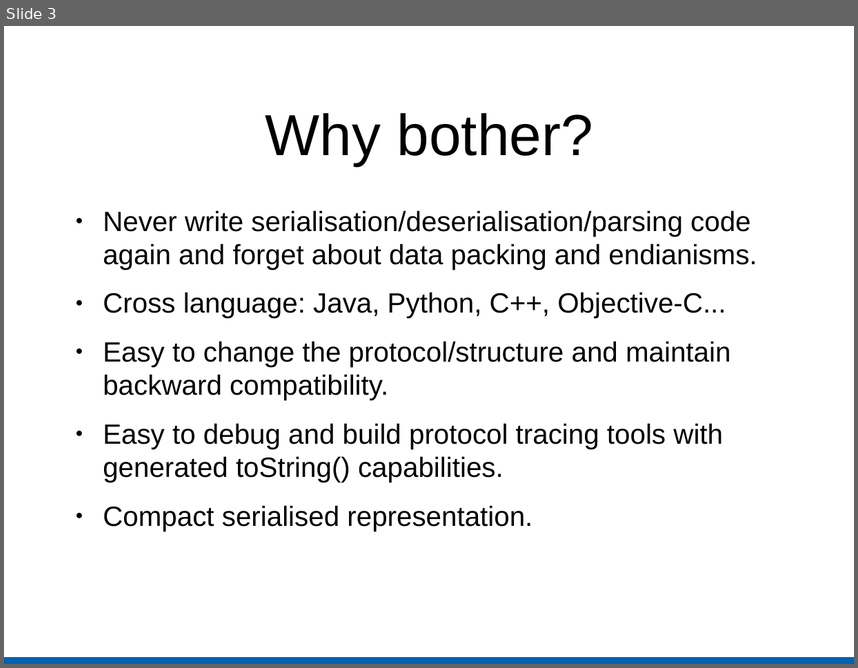
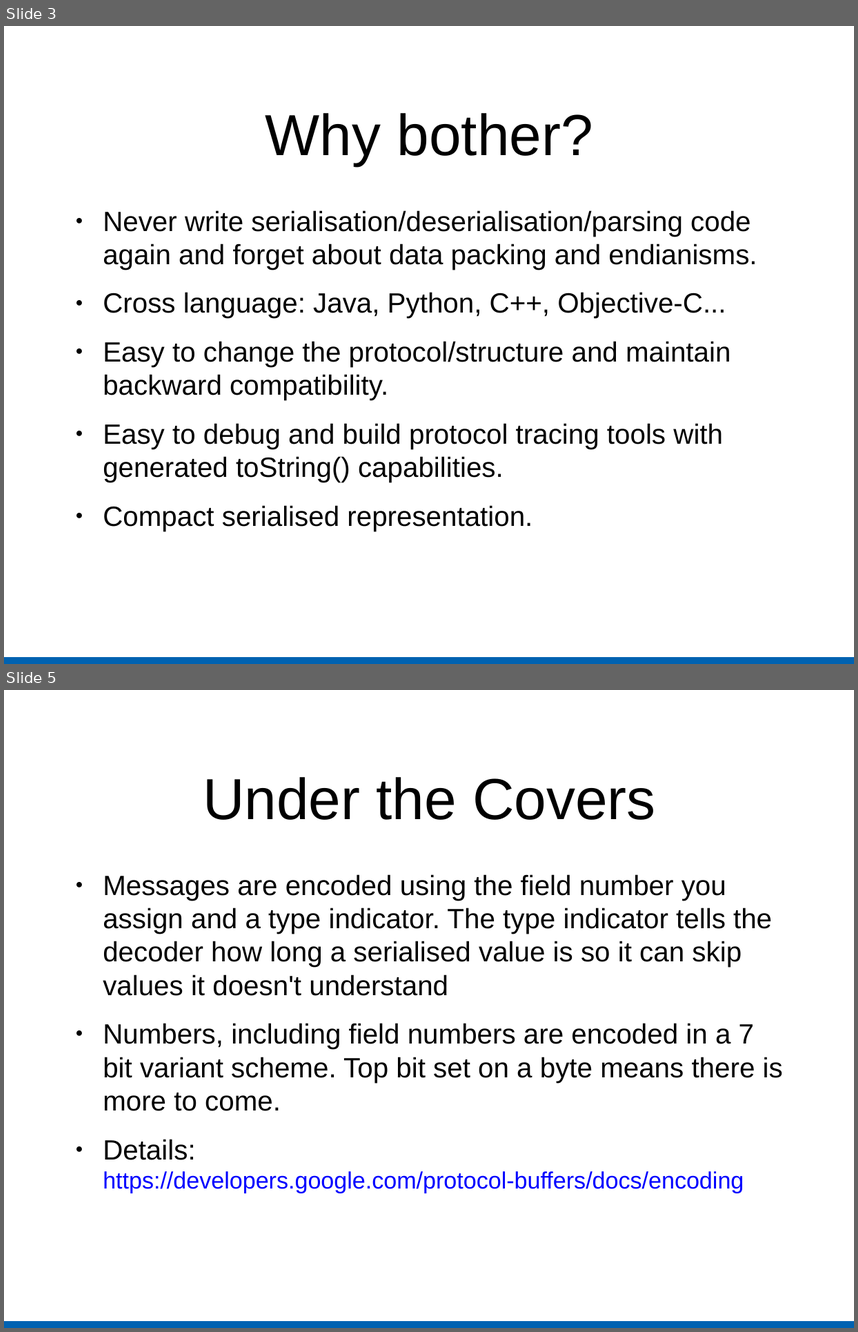
Before and after one commit to warwickhunter/play, a slide deck: protobuf_preso/google_protocol_buffers.odp. Shown one above the other, each under a label of ours: slide 3 before the commit, slides 3 and 5 after it; the slides between them are not shown. The pictures are 858x668 and 858x1332 pixels, drawn with LibreOffice and Linux fonts; fonts in the diff are those of the drawing. Boxes give left, top, right and bottom in pixels: in the first picture for what was removed or moved away, otherwise in the second. Text is boxed around its words. In the diff, an @@ line names an element or a change of style, - is before the commit and + after.

```diff
--- a/protobuf_preso/google_protocol_buffers.odp
+++ b/protobuf_preso/google_protocol_buffers.odp
@@ slide 5 added at <box>4,690,854,1328</box>, background #FFFFFF; not listed: 1 template element that a slide beside it also shows @@
@@ title added at <box>203,777,655,820</box>, 54 pt, text #000000 @@
+Under the Covers
@@ text added at <box>103,874,783,1192</box>, 26 pt, text #000000 @@
+● Messages are encoded using the field number you assign and a type indicator. The type indicator tells the decoder how long a serialised value is so it can skip values it doesn't understand
+● Numbers, including field numbers are encoded in a 7 bit variant scheme. Top bit set on a byte means there is more to come.
+● Details:
+  https://developers.google.com/protocol-buffers/docs/encoding
```
Also in this commit, not shown: 1 slide changed, 5 other slides added, 1 slide removed, 3 other files.
